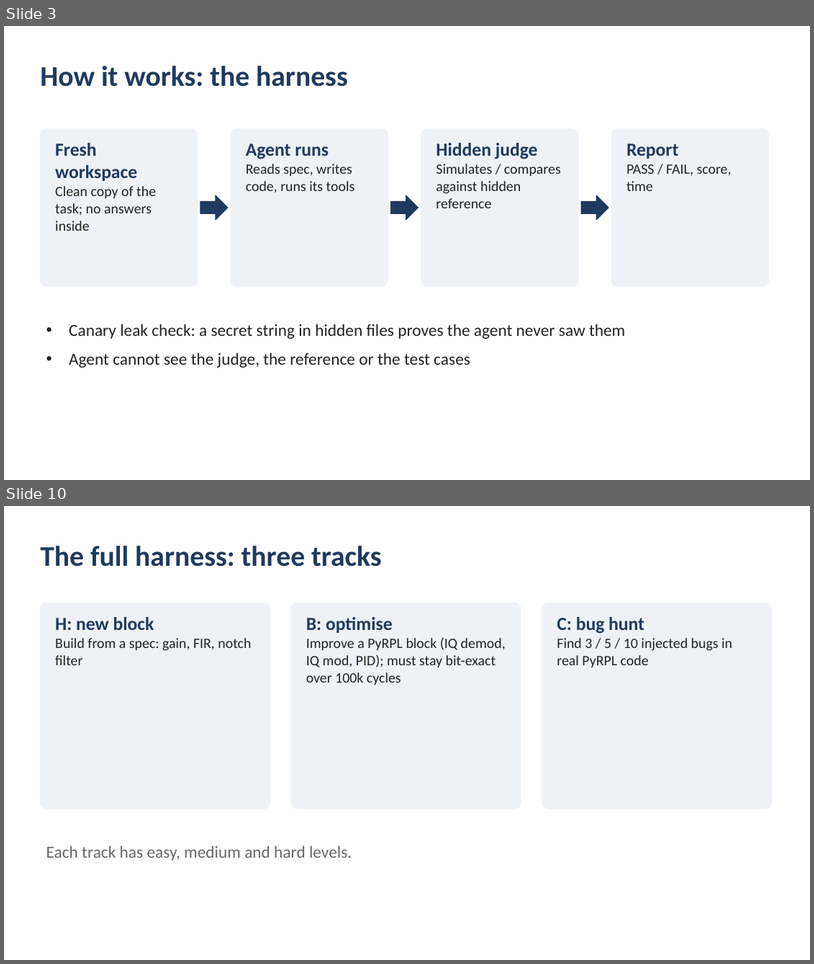
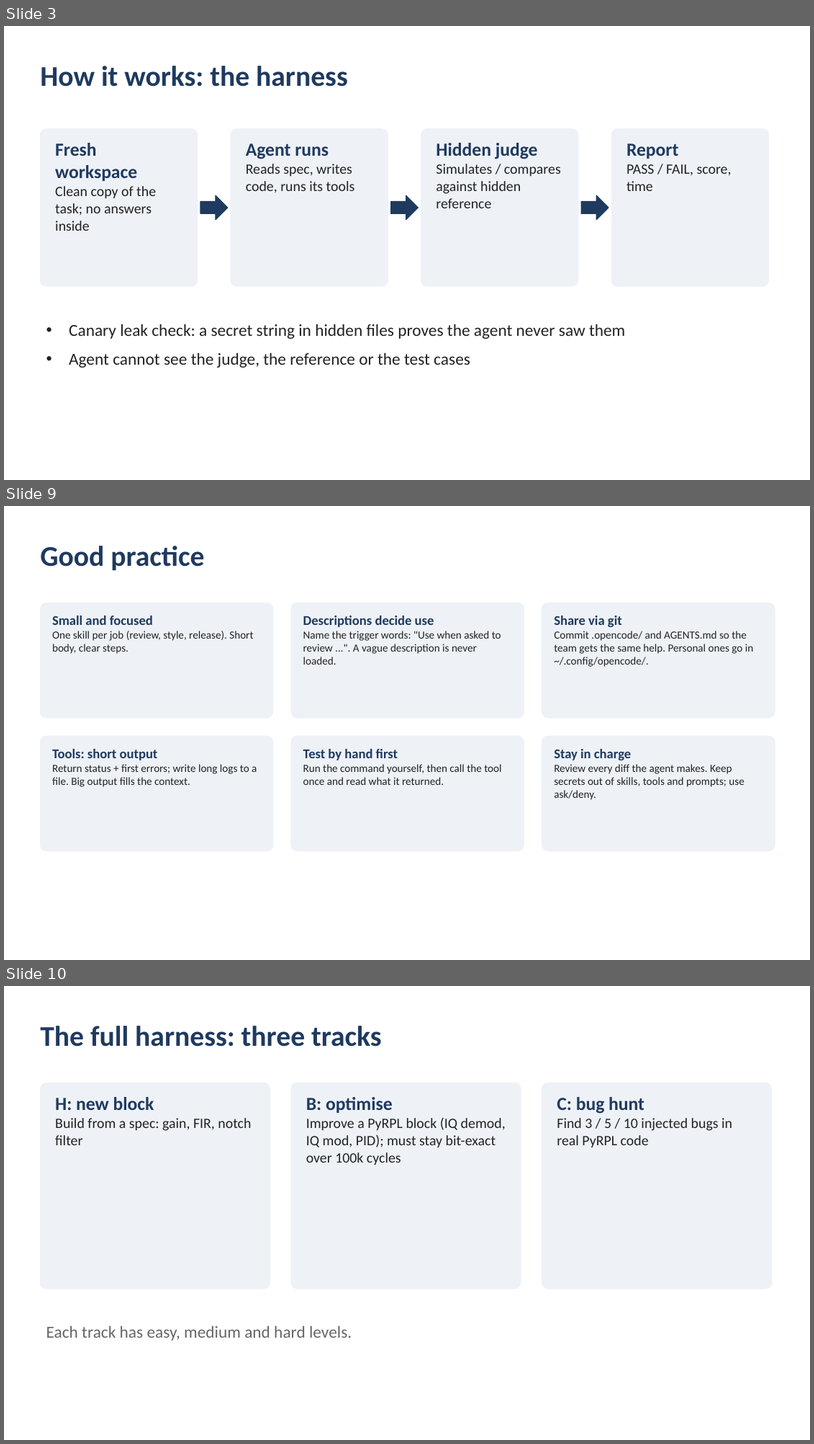
Before and after one commit to SiddharthaKR/testlocal, a slide deck: docs/AI_FPGA_demo_summary.pptx. Shown one above the other, each under a label of ours: slides 3 and 10 before the commit, slides 3, 9 and 10 after it; the slides between them are not shown. The pictures are 814x964 and 814x1444 pixels, drawn with LibreOffice and Linux fonts; fonts in the diff are those of the drawing. Boxes give left, top, right and bottom in pixels: in the first picture for what was removed or moved away, otherwise in the second. Text is boxed around its words. In the diff, an @@ line names an element or a change of style, - is before the commit and + after.

```diff
--- a/docs/AI_FPGA_demo_summary.pptx
+++ b/docs/AI_FPGA_demo_summary.pptx
@@ slide 9 added at [4,506,810,960], background #FFFFFF @@
@@ text added at [40,546,204,571], 34 pt, text #1F3A5F, bold @@
+Good practice
@@ rounded rectangle added at [40,602,273,718], fill #EEF2F7, outline #EEF2F7 1 pt @@
@@ rounded rectangle added at [291,602,525,718], fill #EEF2F7, outline #EEF2F7 1 pt @@
@@ rounded rectangle added at [543,602,775,718], fill #EEF2F7, outline #EEF2F7 1 pt @@
@@ text added at [52,615,253,654], 13 pt, text #222222 @@
+Small and focused
+One skill per job (review, style, release). Short body, clear steps.
@@ text added at [304,615,502,664], 13 pt, text #222222 @@
+Descriptions decide use
+Name the trigger words: "Use when asked to review ...". A vague description is never loaded.
@@ text added at [554,615,754,667], 13 pt, text #222222 @@
+Share via git
+Commit .opencode/ and AGENTS.md so the team gets the same help. Personal ones go in ~/.config/opencode/.
@@ rounded rectangle added at [40,736,273,851], fill #EEF2F7, outline #EEF2F7 1 pt @@
@@ rounded rectangle added at [291,736,525,851], fill #EEF2F7, outline #EEF2F7 1 pt @@
@@ rounded rectangle added at [543,736,775,851], fill #EEF2F7, outline #EEF2F7 1 pt @@
@@ text added at [52,749,257,787], 13 pt, text #222222 @@
+Tools: short output
+Return status + first errors; write long logs to a file. Big output fills the context.
@@ text added at [304,749,502,785], 13 pt, text #222222 @@
+Test by hand first
+Run the command yourself, then call the tool once and read what it returned.
@@ text added at [554,749,744,800], 13 pt, text #222222 @@
+Stay in charge
+Review every diff the agent makes. Keep secrets out of skills, tools and prompts; use ask/deny.
```
Also in this commit, not shown: 1 slide changed, 4 other slides added, 5 slides removed.
